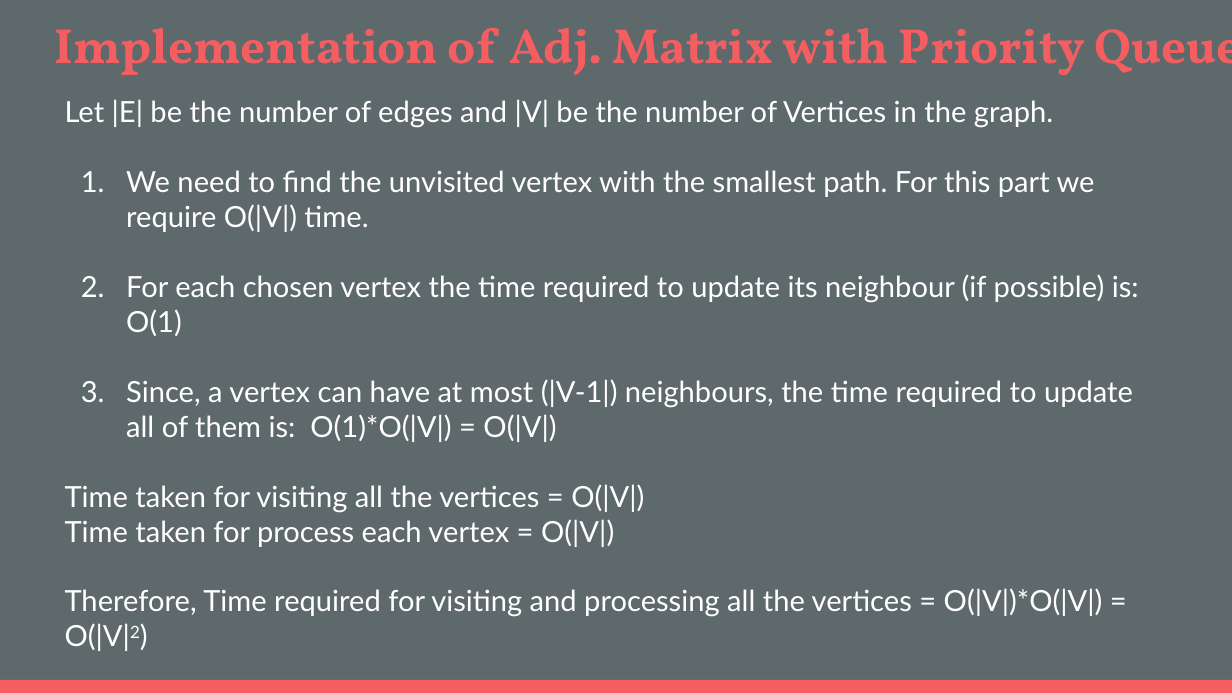
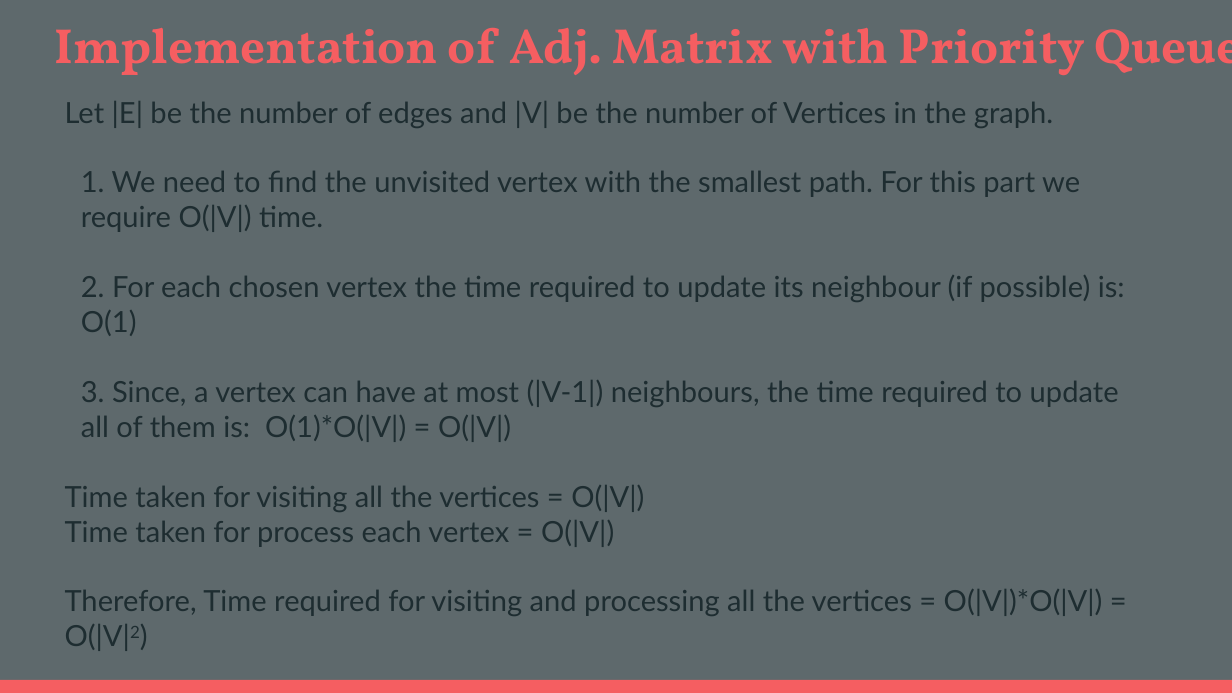
Before and after one commit to marcushooi/SC2001-Algorithm-Design-And-Analysis, a slide deck: slide 5 of Project 2/References/Slides/Project 2- another group.pptx. Drawn at 1232x693 pixels with LibreOffice and Linux fonts; fonts in the diff are those of the drawing. Boxes give left, top, right and bottom in pixels: in the first picture for what was removed or moved away, otherwise in the second. Text is boxed around its words. In the diff, an @@ line names an element or a change of style, - is before the commit and + after.

```diff
--- a/Project 2/References/Slides/Project 2- another group.pptx
+++ b/Project 2/References/Slides/Project 2- another group.pptx
@@ text at <box>65,101,1103,651</box>: text colour #FFFFFF to #1E2D31 in "Let |E| be the number of edges ...", "Time taken for visiting all the vertices ...", "Time taken for process each vertex = ...", "Therefore, Time required for visiting and processing ..." @@
@@ text at <box>81,171,1125,442</box>: text changed; text colour #FFFFFF to #1E2D31 @@
-1. We need to find the unvisited vertex with the smallest path. For this part we require O(|V|) time.
-2. For each chosen vertex the time required to update its neighbour (if possible) is: O(1)
-3. Since, a vertex can have at most (|V-1|) neighbours, the time required to update all of them is: O(1)*O(|V|) = O(|V|)
+1. We need to find the unvisited vertex with the smallest path. For this part we require O(|V|) time.
+2. For each chosen vertex the time required to update its neighbour (if possible) is: O(1)
+3. Since, a vertex can have at most (|V-1|) neighbours, the time required to update all of them is: O(1)*O(|V|) = O(|V|)
```
Also in this commit, not shown: 4 other slides changed, 1 other file.
